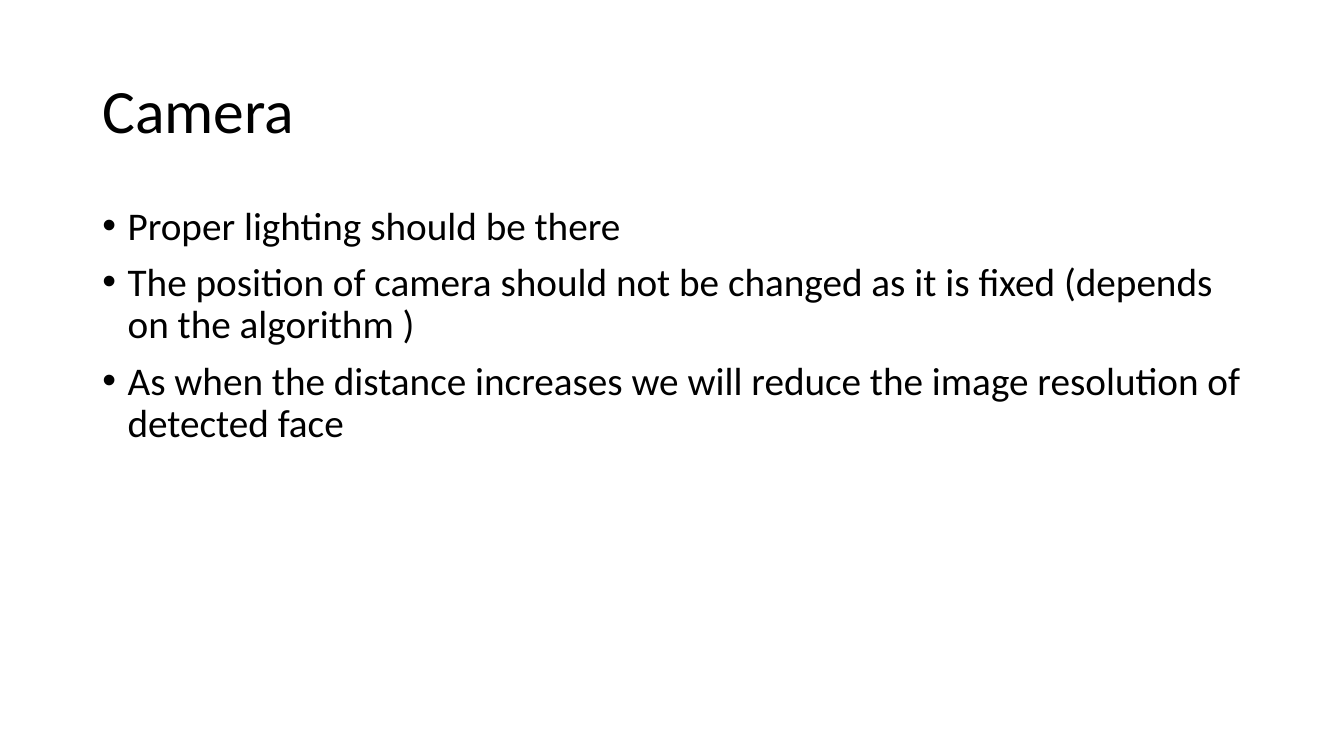
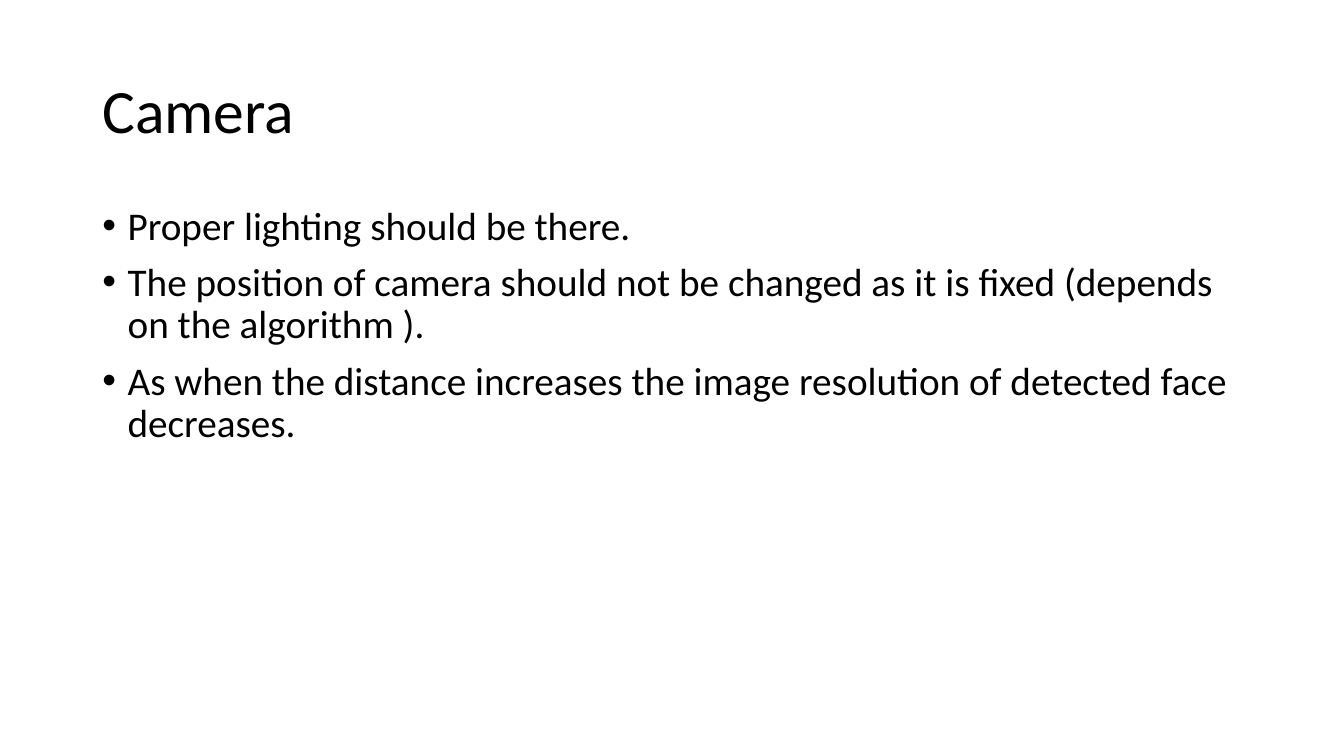
Before and after one commit to Chandru-crypted/Attendance_system_using_facial_recognition, a slide deck: slide 27 of DOCS/PPT's/Problem statement.pptx (slide 30 before the commit). Drawn at 1344x756 pixels with LibreOffice and Linux fonts; fonts in the diff are those of the drawing. Boxes give left, top, right and bottom in pixels: in the first picture for what was removed or moved away, otherwise in the second. Text is boxed around its words. In the diff, an @@ line names an element or a change of style, - is before the commit and + after.

```diff
--- a/DOCS/PPT's/Problem statement.pptx
+++ b/DOCS/PPT's/Problem statement.pptx
@@ text at [128, 212, 1227, 438]: text changed @@
-• Proper lighting should be there
-• The position of camera should not be changed as it is fixed (depends on the algorithm )
-• As when the distance increases we will reduce the image resolution of detected face
+• Proper lighting should be there.
+• The position of camera should not be changed as it is fixed (depends on the algorithm ).
+• As when the distance increases the image resolution of detected face decreases.
```
Also in this commit, not shown: 5 other slides changed, 7 slides added, 4 slides removed, 5 other files.
